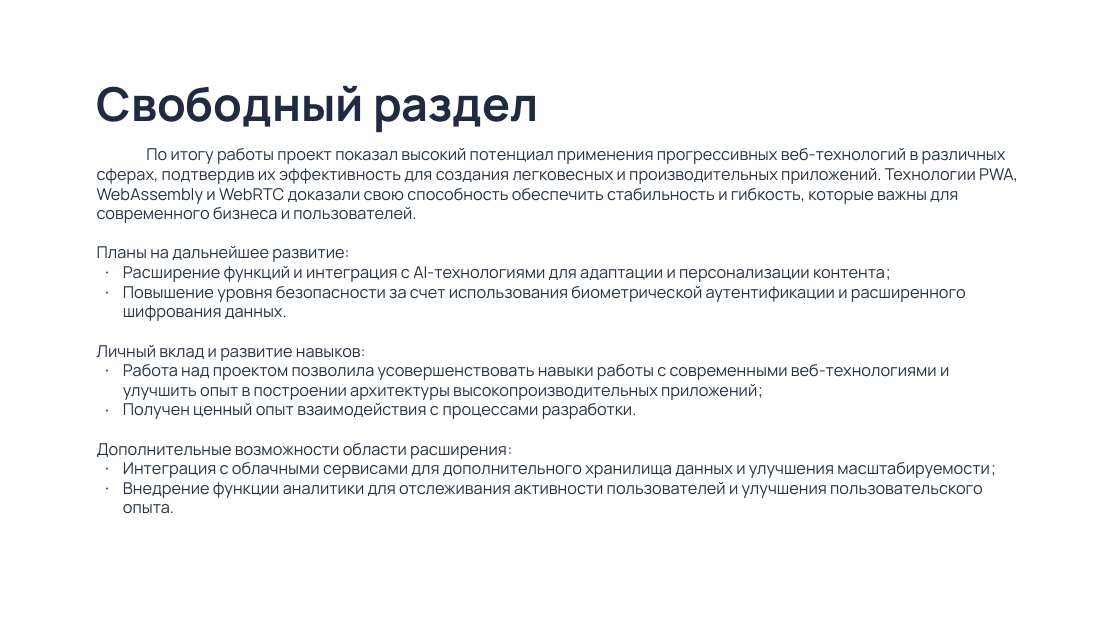
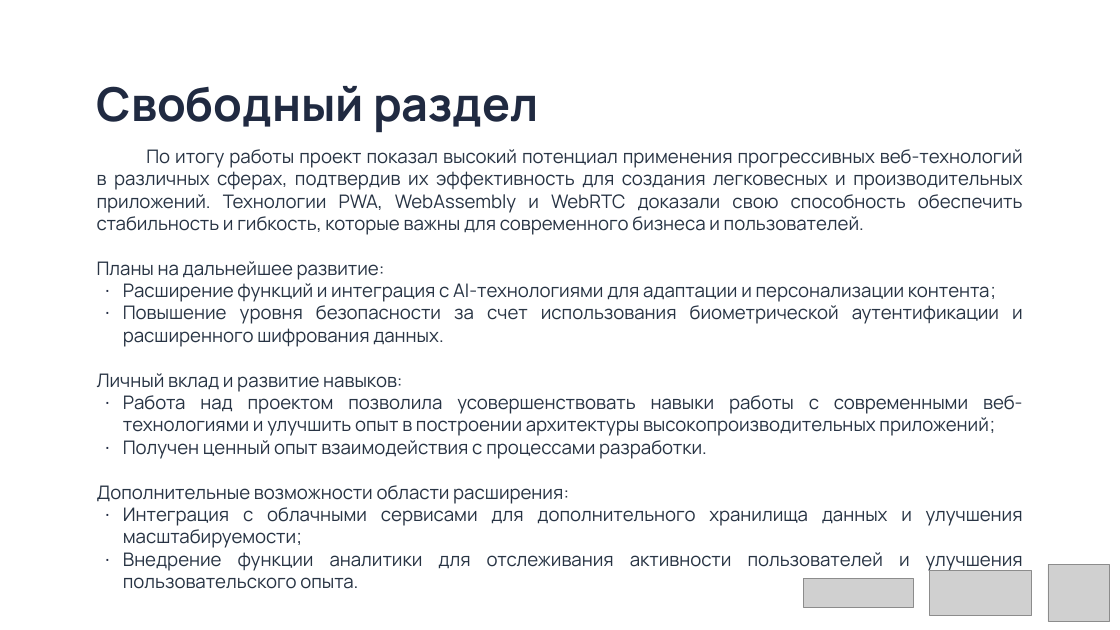
Before and after one commit to HeisPovedim/SFEDU, a slide deck: slide 13 of Курс 1/ВВиД/Презентация.pptx. Drawn at 1120x630 pixels with LibreOffice and Linux fonts; fonts in the diff are those of the drawing; grey boxes stand for pictures; background and template pictures are left out. Boxes give left, top, right and bottom in pixels: in the first picture for what was removed or moved away, otherwise in the second. Text is boxed around its words. In the diff, an @@ line names an element or a change of style, - is before the commit and + after.

```diff
--- a/Курс 1/ВВиД/Презентация.pptx
+++ b/Курс 1/ВВиД/Презентация.pptx
@@ text "По итогу работы проект показал ..." at (97, 149, 1023, 589): size 14 to 16 pt; alignment left to justified @@
@@ picture added at (1049, 565, 1111, 622) @@
@@ picture added at (804, 579, 913, 607) @@
@@ picture added at (930, 571, 1033, 615) @@
```
Also in this commit, not shown: 12 other slides changed, 1 slide added, 2 other files.
